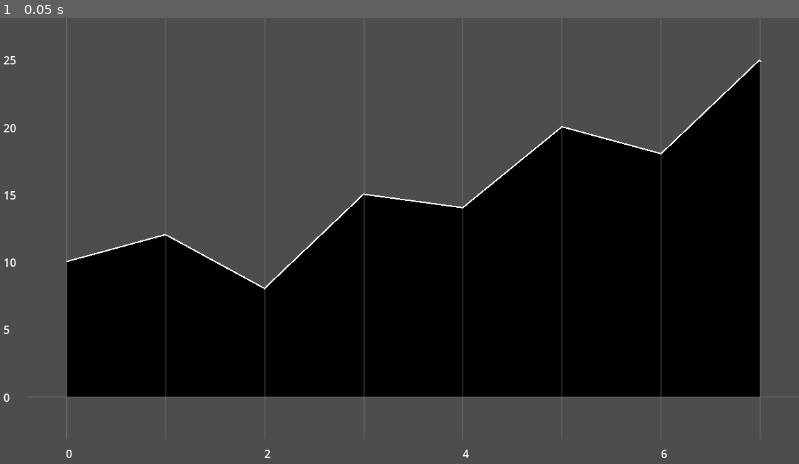
Above: before the commit, frame 1.
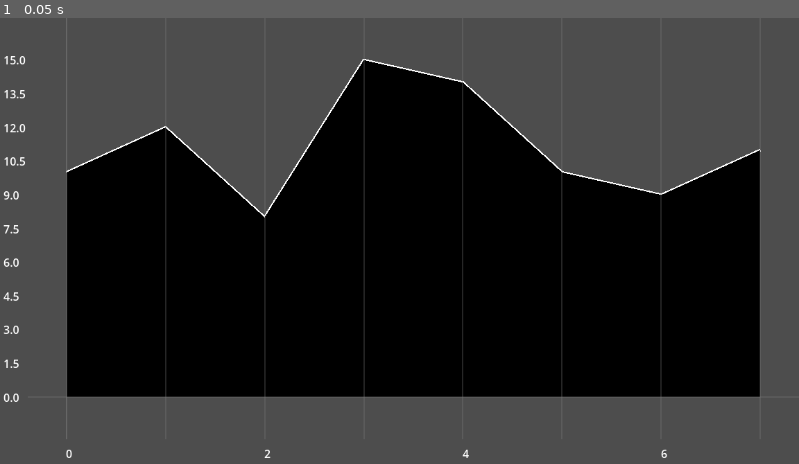
Above: after the commit, the same moment.

Repository: Carth501/math-balance
Game: Godot game, scene res://chartr/example/chartr_example.tscn
Two runs of this game, one before a commit and one after it. Both use one fixed random seed, a clock stepped at 60 frames per second and the inputs below. The project has no main scene, so this scene is started directly.
Inputs:
- Up to frame 1 (0.05 s): no input

The runs differ from the first frame. In frame 1, 17% of the frame differs, in the area x 0-96%, y 8-87%.

Commit message:
Create method to calculate label values

Diff:
--- a/chartr/example/chartr_example.gd
+++ b/chartr/example/chartr_example.gd
@@ -6,9 +6,9 @@
 	var settings: ChartrSettings = ChartrSettings.new();
 	settings.zero_origin = true;
 	settings.x_axis_labels = [0, 2, 4, 6];
-	settings.y_axis_labels = [0, 5, 10, 15, 20, 25, 30];
+	settings.auto_y_axis_labels = true;
 	chart.bind_settings(settings);
 	chart.display(
 		[0, 1, 2, 3, 4, 5, 6, 7],
-		[10, 12, 8, 15, 14, 20, 18, 25]
-		);
+		[10, 12, 8, 15, 14, 10, 9, 11]
+	);
--- a/chartr/scripts/chartr.gd
+++ b/chartr/scripts/chartr.gd
@@ -33,8 +33,14 @@
 	if settings.margins:
 		chart_area_top_left = Vector2(40, 0);
 		chart_area_bottom_right = Vector2(size.x, size.y - 40);
-		generate_axis_labels(settings.x_axis_labels, x_max_and_min, true);
-		generate_axis_labels(settings.y_axis_labels, y_max_and_min, false);
+		var x_axis_label_values: Array = settings.x_axis_labels;
+		if settings.auto_x_axis_labels:
+			x_axis_label_values = calculate_axis_labels(x_max_and_min);
+		generate_axis_labels(x_axis_label_values, x_max_and_min, true);
+		var y_axis_label_values: Array = settings.y_axis_labels;
+		if settings.auto_y_axis_labels:
+			y_axis_label_values = calculate_axis_labels(y_max_and_min);
+		generate_axis_labels(y_axis_label_values, y_max_and_min, false);
 		place_axis_labels();
 	else:
 		chart_area_top_left = Vector2(0, 0);
@@ -153,3 +159,23 @@
 	var padding: float = settings.padding.x * (chart_area_bottom_right.x - left_border);
 	left_border += padding;
 	return left_border + x_value * (chart_area_bottom_right.x - left_border - padding);
+
+func calculate_axis_labels(max_and_min: Dictionary) -> Array:
+	var labels_array: Array = [];
+	var top = max_and_min["max"];
+	if settings.zero_origin and max_and_min["max"] < 0:
+		top = 0;
+	var bottom = max_and_min["min"];
+	if settings.zero_origin and max_and_min["min"] > 0:
+		bottom = 0;
+	var scale_value = (log(abs(top - bottom)) / log(10) - 1);
+	var step: float = pow(10, scale_value);
+	var count: int = int(((top * 1.1) - (bottom * 1.1)) / step);
+	var rounding_factor = pow(10, roundi(scale_value - 2));
+	labels_array = [];
+	for i in range(count + 1):
+		labels_array.append(round_to_factor(bottom + step * i, rounding_factor));
+	return labels_array;
+
+func round_to_factor(value: float, factor: float) -> float:
+	return round(value / factor) * factor;
--- a/chartr/scripts/chartr_settings.gd
+++ b/chartr/scripts/chartr_settings.gd
@@ -10,9 +10,13 @@
 var grid_lines: bool = true;
 ## If true, margins will be added around the chart area for the axes' labels.
 var margins: bool = true;
-## Labels for the x axis. Leave empty for automatic labeling.
-var x_axis_labels: Array = [];
-## Labels for the y axis. Leave empty for automatic labeling.
-var y_axis_labels: Array = [];
+## Labels for the x axis.
+var x_axis_labels: Array;
+## Overrides x axis labels with automatically generated ones.
+var auto_x_axis_labels: bool = false;
+## Labels for the y axis.
+var y_axis_labels: Array;
+## Overrides y axis labels with automatically generated ones.
+var auto_y_axis_labels: bool = false;
 ## The percentage of padding to add around the chart area.
 var padding: Vector2 = Vector2(0.05, 0.1);
